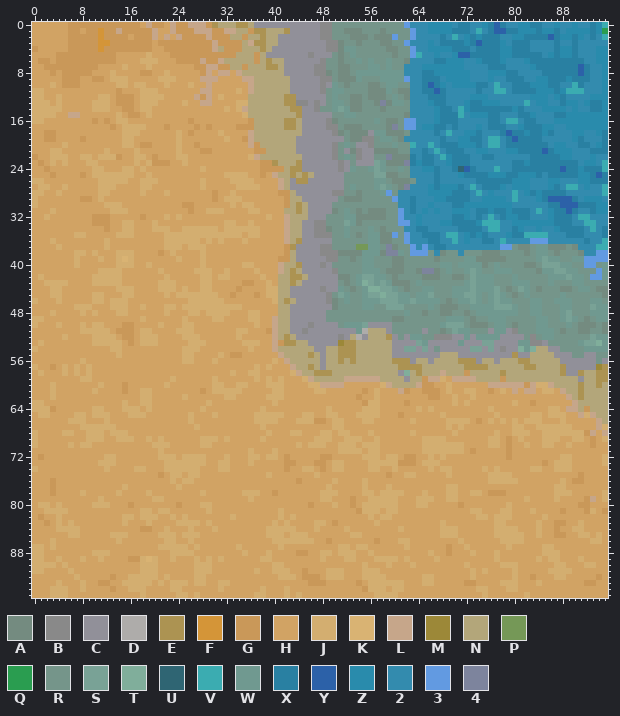
A sprite sheet gets an edit: assets/textures/tile_beach_gulf_top_right.png. Above: the version before the commit.
The file is 96x96 pixels. Colours within 5 levels of each other are drawn and written as one.
Palette (. is transparent): A #748b80  B #898989  C #919099  D #aeacaa  E #ac9352  F #d49538  G #c99859  H #d1a364  J #d3ae70  K #d9b373  L #c6a68a  M #9c8838  N #b3a67a  P #759857  Q #2a9d50  R #75958a  S #79a296  T #80ae9b  U #2f6573  V #3bacb1  W #709990  X #2980a2  Y #2c61a8  Z #298bac  2 #338bae  3 #629ae1  4 #7d849d
After the commit:
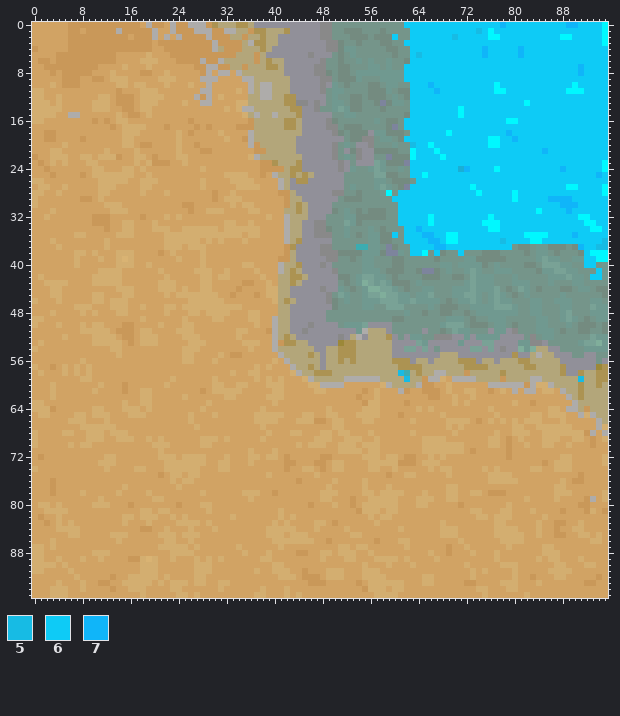
Colours new in this view: 5 #17bbe4  6 #0ecbf6  7 #10b5f9
What changed:
colour P: #759857 -> #3bacb1
colour U: #2f6573 -> #1aafd5
colour V: #3bacb1 -> #00f8ff
Changed rows in their new state; - is a pixel that keeps its letter.
first column x 6:
 0 -------------D---D--DDD---------------------------------666666666666666676666666666776666-
 1 -----G--D-----D--D---DDD--DD-----------------------------6666666666656V666666666666666666V
 2 -----G--------D-D-D----D------------------------------6--6666666566666VV6666666666VV66666-
 3 -----GG-----------------D-----D-------------------------666666666666666666666666666666666V
 4 -----G------------------D--------------------------------666666666666766666766666666666666
 5 ---------------------------------------------------------656666666666766666766666666666666
 6 ----------------------D--D-------------------------------666666666666666666666666666666666
 7 -----------------------DD-------------------------------6666666666666666666666666666676666
 8 -----------------------D-DD-D---------------------------6666666666666666666666666666676666
 9 ----------------------DDD----DD-------------------------6666666666666666666666666666666666
10 -----------------------D------D-DD-----------------------66676666666666-666666666666-66666
11 ----------------------DD------D-DD-----------------------66667666666666--6666666666---6666
12 ---------------------D-D--------DD-----------------------666666666666666666666666666666666
13 ----------------------DD---------------------------------6666666666666666666-6666666666666
14 -----------------------------DD--------------------------66666666-666666666666666666666666
15 DD-----------------------------D--D----------------------66666666-666666666666666666666666
16 --------------------------------------------------------66666666666666666--666666666666666
17 --------------------------------------------------------6666666666666666666666666666666666
18 ------------------------------D--------------------------666666-66666666676666666666666666
19 ------------------------------D-------------------------66666666666666--667666666666666666
20 ------------------------------D--------------------------566-666666666--666666666666666666
21 ---------------------------------------------------------V666-6666666666666666676666666666
22 -------------------------------D-------------------------V6666-666666666666666666666666666
23 ---------------------------------------------------------66666666666666666666666666666666-
24 ---------------------------------------------------------66666666-76666-66666666667666666-
25 ----------------------------------D----------------------66V666666666666666666666666666676
26 -----------------------------------D----------------------66666666666666666666666666666666
27 -----------------------------------D---------------------6666666666-666666666666666--6666-
28 -----------------------------------------------------V-6666666666666-66666-66666666666666-
29 ------------------------------------------------------66666666666666666666-666667777666666
30 -------------------------------------------------------66666666666666666666666666677766666
31 -------------------------------------------------------66666666666666666666666-66667666666
32 ------------------------------------D------------------66666V666666666-66666666666666--666
33 ------------------------------------D------------------66666V66666666---66666666666666--66
34 ------------------------------------D-------------------66766666666666--666666666666666-V6
35 ------------------------------------D-----------------6-6667766--66666666666----6666766666
36 ------------------------------------D-------------------6666776V-666666656666VV66666666665
37 ---------------------------------------------------------66667766666666666-----------76655
38 ---------------------------------------------------------66V-6---6--------------------6VVV
39 --------------------------------------------------------------------------------------66VV
40 -----------------------------------D--------------------------------------------------66--
41 -----------------------------------D----------------------------------------------------6-
42 ---------------------------------------------------------------------------------------66-
first column x 40:
49 D-------------------------------------------------------
50 D-------------------------------------------------------
51 D-------------------------------------------------------
52 D-------------------------------------------------------
53 D-------------------------------------------------------
54 D-------------------------------------------------------
55 -D------------------------------------------D-----------
56 --D-----------------------------------------------------
57 ---D----------------------------------------------------
58 ----D----------------5P----DD---------------------------
59 ------D-----DDDDDD----5---DD--DDDD---------DD------5----
60 --------DDDD-------D----D-----------DDDDDD-D--D---------
61 ---------------------D------------------D-DD----D-------
62 -------------------------------------------------D------
63 --------------------------------------------------D-----
64 -------------------------------------------------DD-----
65 ---------------------------------------------------D-D--
66 ------------------------------------------------------D-
67 ------------------------------------------------------D-
68 -----------------------------------------------------D-D
first column x 93:
79 D
Boxes around the changes in both pictures, in picture pixels (x1, y1, x2, y2):
changed: (146, 22, 290, 274)
changed: (386, 22, 608, 280)
changed: (98, 28, 122, 52)
changed: (68, 112, 80, 118)
changed: (356, 244, 368, 250)
changed: (272, 316, 608, 436)
changed: (590, 496, 596, 502)
